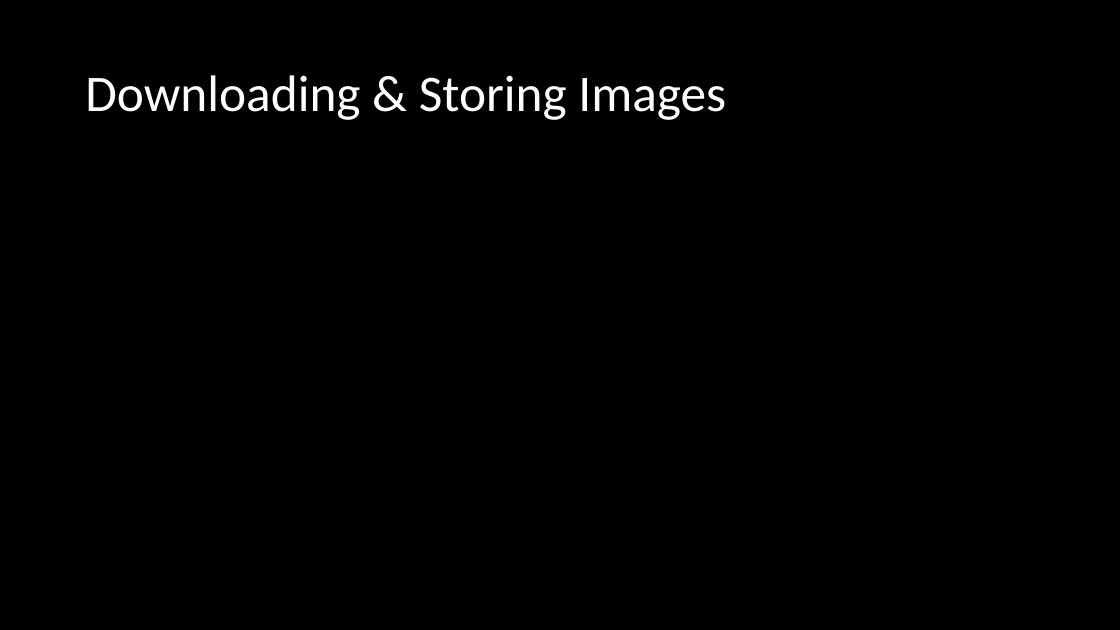
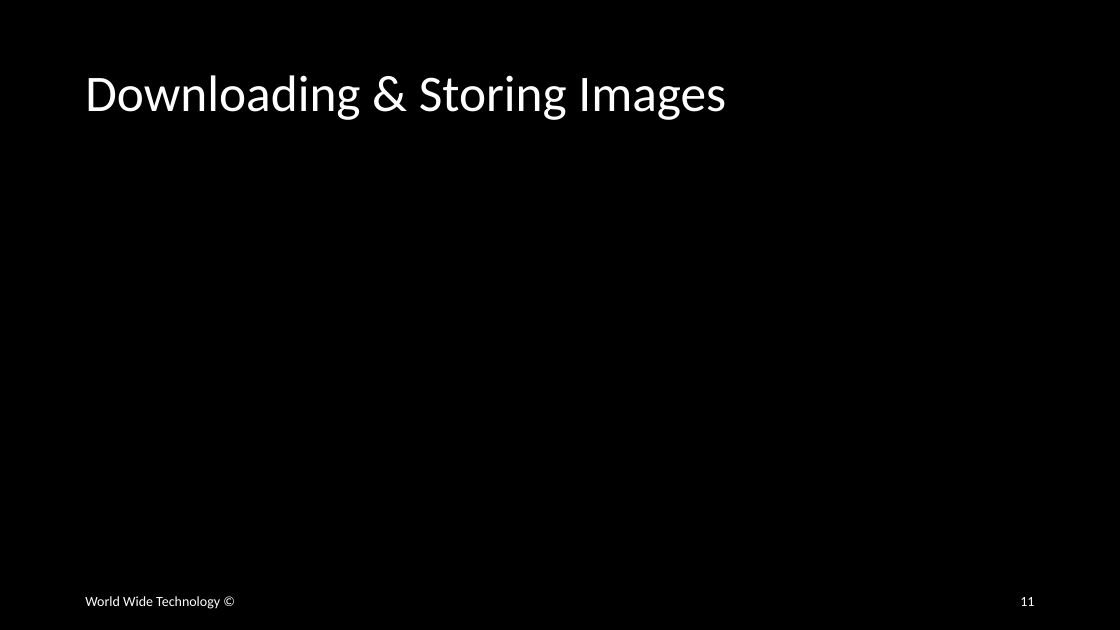
Before and after one commit to wwt/docker-foundations, a slide deck: slide 11 of docker-foundations.pptx (slide 7 before the commit). Drawn at 1120x630 pixels with LibreOffice and Linux fonts; fonts in the diff are those of the drawing. Boxes give left, top, right and bottom in pixels: in the first picture for what was removed or moved away, otherwise in the second. Text is boxed around its words. In the diff, an @@ line names an element or a change of style, - is before the commit and + after.

Commit message:
Added content to slides 2-7

```diff
--- a/docker-foundations.pptx
+++ b/docker-foundations.pptx
@@ text added at <box>85,596,220,609</box>, 12 pt, text #FFFFFF @@
+World Wide Technology ©
@@ page number added at <box>1020,597,1034,606</box>, 12 pt, text #FFFFFF @@
+11
```
Also in this commit, not shown: 12 other slides changed, 5 slides added, 1 slide removed.
